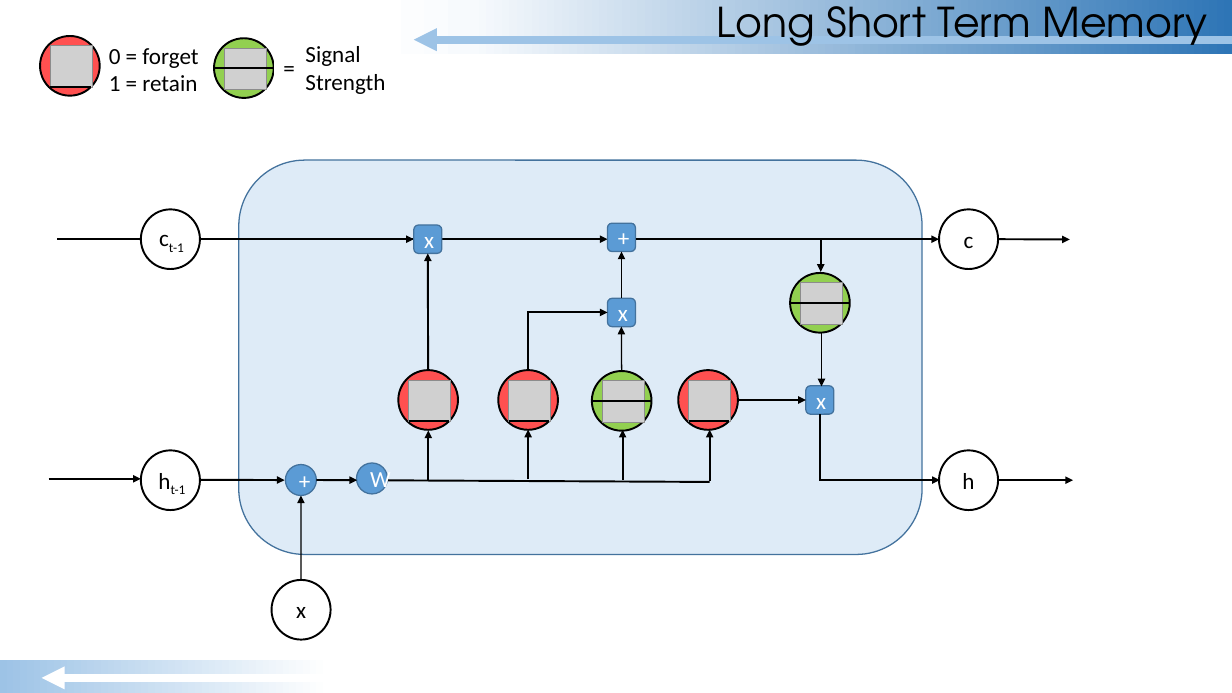
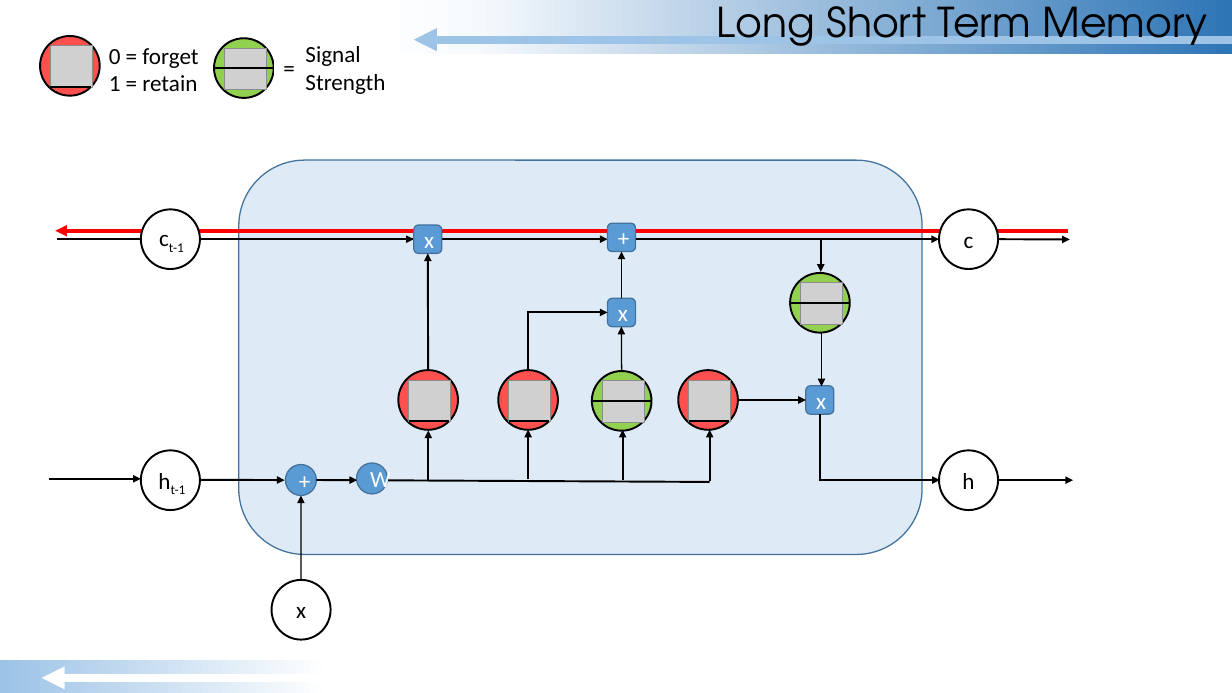
Before and after one commit to GradyKurpasi/RNN-Tutorial, a slide deck: slide 60 of MLP-RNN Tutorial.pptx (slide 55 before the commit). Drawn at 1232x693 pixels with LibreOffice and Linux fonts; fonts in the diff are those of the drawing; grey boxes stand for pictures. Boxes give left, top, right and bottom in pixels: in the first picture for what was removed or moved away, otherwise in the second. Text is boxed around its words. In the diff, an @@ line names an element or a change of style, - is before the commit and + after.

```diff
--- a/MLP-RNN Tutorial.pptx
+++ b/MLP-RNN Tutorial.pptx
@@ arrow added from (1068, 231) to (55, 231), #FF0000 3 pt @@
```
Also in this commit, not shown: 28 other slides changed, 1 slide removed, 2 other files.
